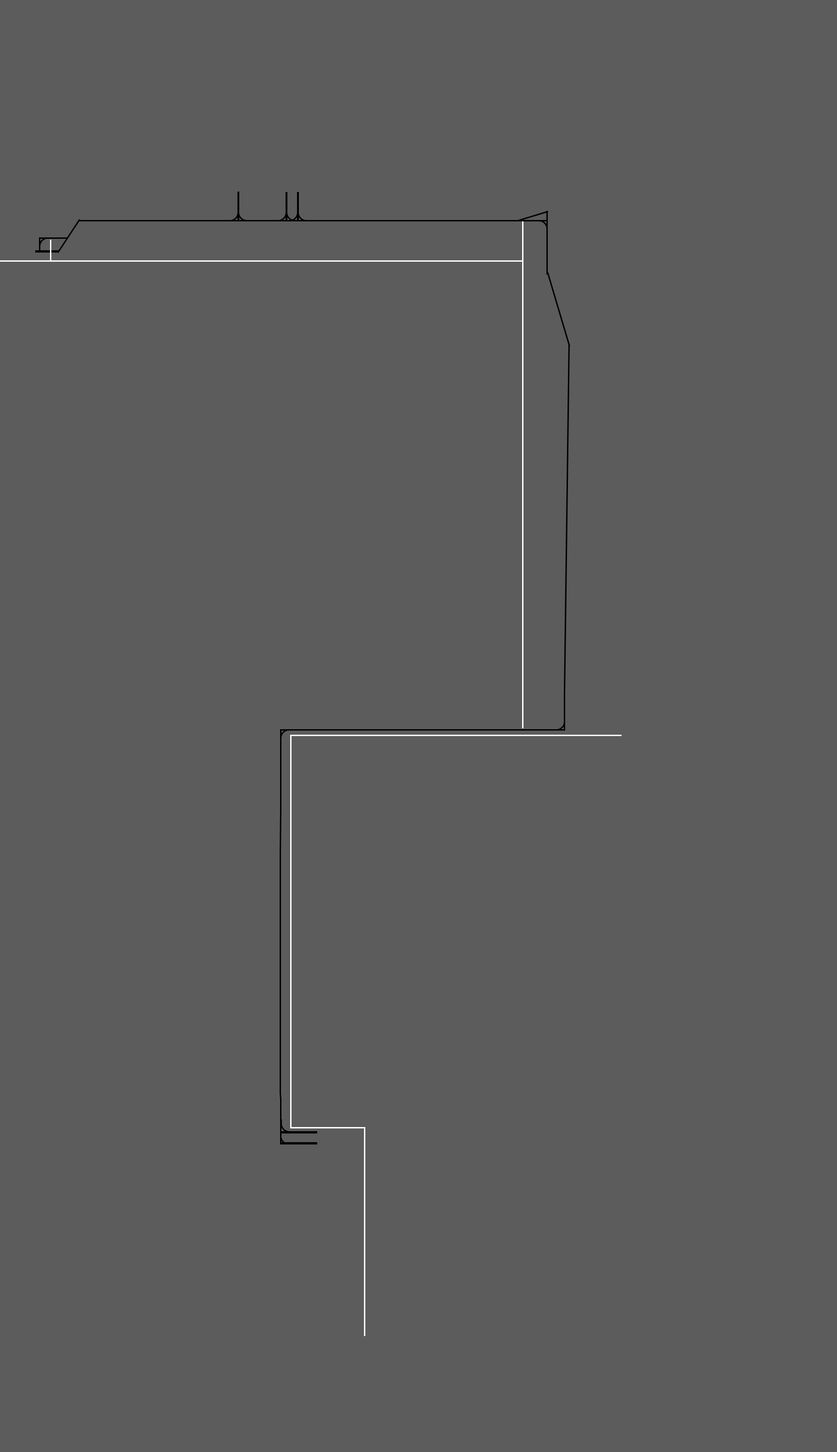
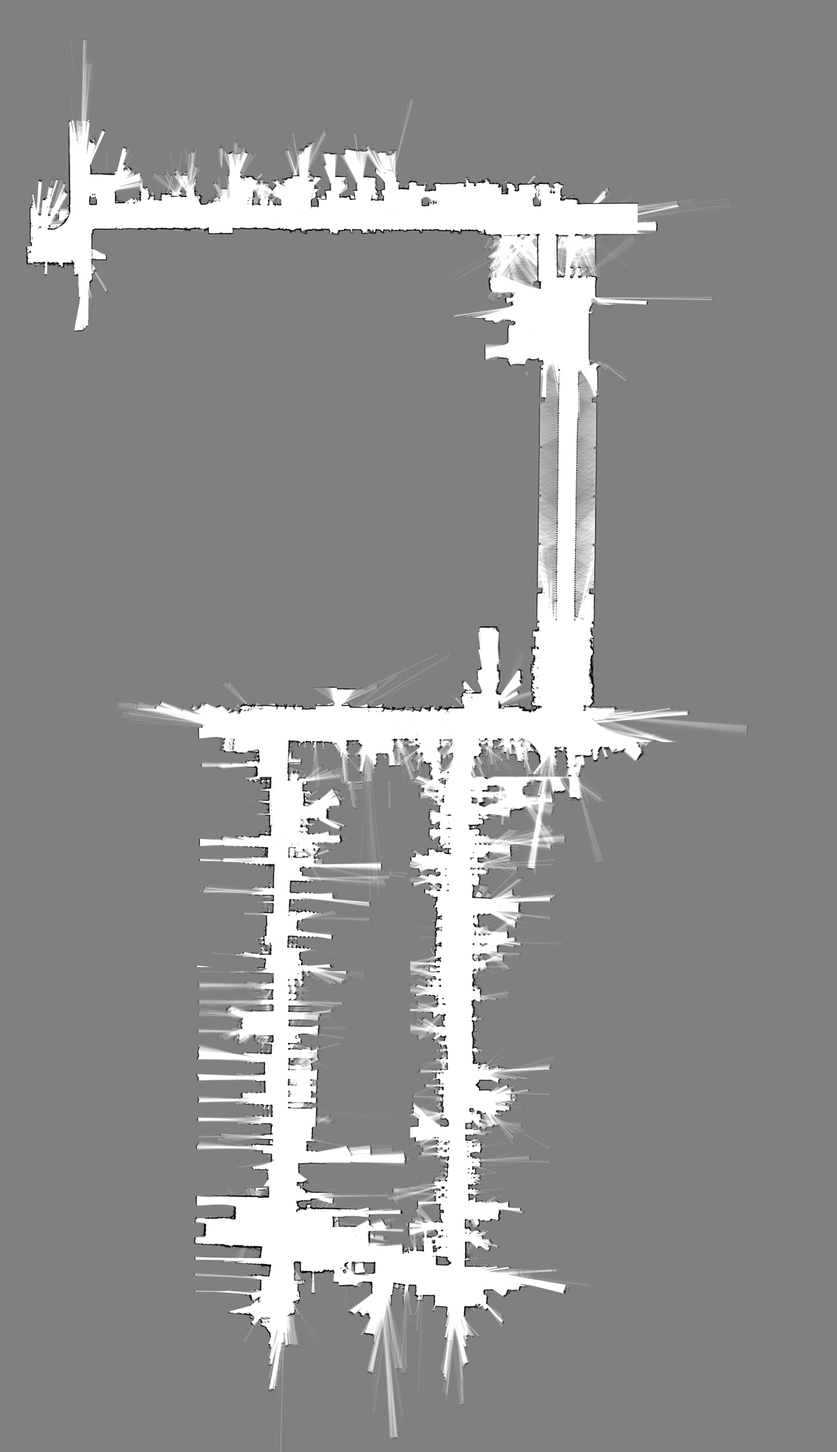
Before/after of a 837×1452 layered artwork. What changed in the layer stack:
hid group "path" (44 layers) over [0, 0, 837, 1452]
showed "图层 11", painted on it over [125, 291, 613, 919]
added layer "背景 拷贝" (1st of 4) above "图层 10" over [15, 87, 143, 301]
showed "图层 10", painted on it over [45, 652, 395, 970]
moved "背景 拷贝" (2nd of 4) above "图层 9" over [40, 545, 461, 972]
painted on "背景 副本" over [17, 87, 132, 214]
